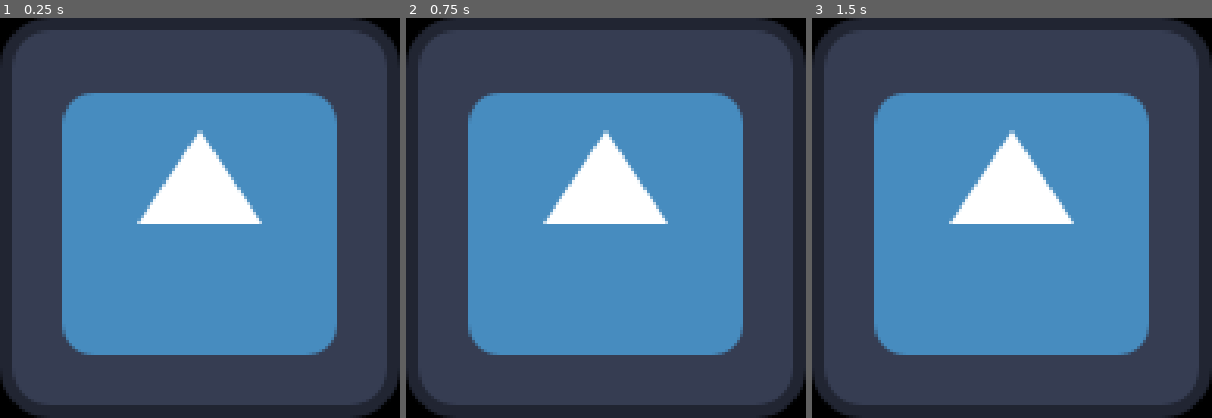
Above: before the commit, frames 1-3 (left to right).
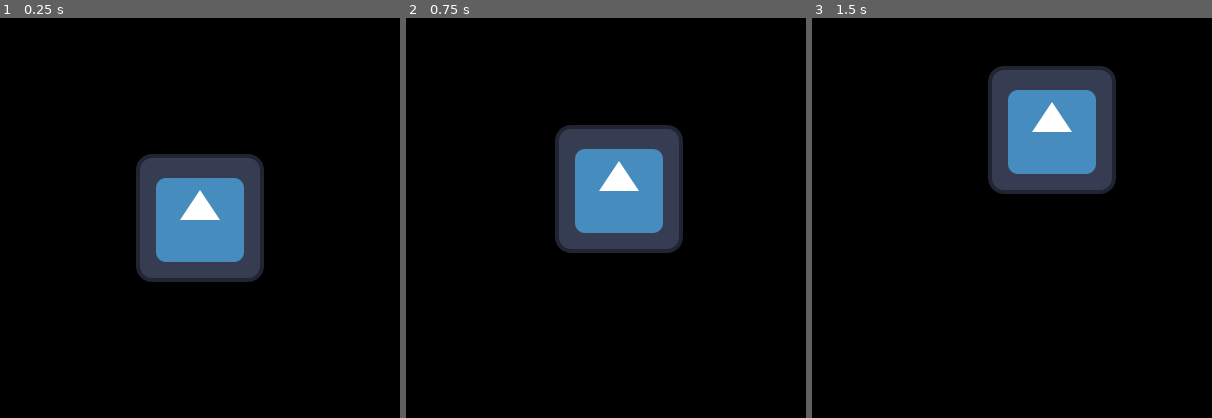
Above: after the commit, the same moments.

Repository: V93977029l/Windows_Pet
Game: Godot game, scene res://node_2d.tscn
Same seed, same stepped clock (60 frames per second), same inputs: the game is played once before the commit and once after it. The engine's default icon, where the game draws it, is replaced by a stand-in: a white triangle on a blue panel in a dark square.
Inputs (mouse positions are in pixels of both pictures, inside the frame that each line leads up to):
- Up to frame 1 (0.25 s): no input
- Up to frame 2 (0.75 s): tap Enter at 0.5 s; drag from (606, 218) to (646, 130) at 0.52 s
- Up to frame 3 (1.5 s): tap Space at 1.25 s; drag from (932, 238) to (1012, 218) at 1.27 s

The runs differ from the first frame. In frame 1, 96% of the frame differs, in the area x 0-100%, y 0-100%; in frame 2, 97%; in frame 3, 94%.

Commit message:
feat: 实现透明窗口桌宠的拖拽功能和窗口优化
- 修改窗口配置为全屏透明并置顶
- 重构拖拽逻辑，使用全局坐标计算偏移量
- 添加精灵居中显示功能
- 增加调试日志输出
- 将主节点重命名为TransparentWindow

Diff:
--- a/transparent-pet/node_2d.tscn
+++ b/transparent-pet/node_2d.tscn
@@ -6,7 +6,7 @@
 [sub_resource type="RectangleShape2D" id="RectangleShape2D_0e48y"]
 size = Vector2(128, 128)
 
-[node name="Character" type="Node2D" unique_id=1083952124]
+[node name="TransparentWindow" type="Node2D" unique_id=1083952124]
 script = ExtResource("1_0e48y")
 
 [node name="Sprite2D" type="Sprite2D" parent="." unique_id=460647025]
--- a/transparent-pet/pet.gd
+++ b/transparent-pet/pet.gd
@@ -1,42 +1,55 @@
 extends Node2D
 
-# 核心修正：用new()实例化RefCounted脚本，完全删掉找空节点的代码
+# 桌宠主程序
+# 功能：透明窗口、精灵居中、鼠标拖动
+
 @onready var drag_script = preload("res://pet_drag.gd").new()
 @onready var pet_sprite: Sprite2D = $Sprite2D
 
+# 初始化函数
 func _ready():
-	print("✅ ====== 桌宠主程序初始化完成 =======")
-	# 1. 窗口基础配置（最终版，无属性错误）
+	print("✅ [桌宠] ====== 桌宠主程序初始化完成 ========")
+	# 1. 窗口基础配置
 	init_window()
-	# 2. 初始化附属脚本（直接调用init，无需判空找节点）
+	# 2. 精灵居中显示
+	center_sprite()
+	# 3. 初始化附属脚本
 	drag_script.init(self)
 
-# 窗口初始化（4.x官方正确配置，透明+无边框+穿透）
+# 窗口初始化（透明+无边框+全屏）
 func init_window():
-	if pet_sprite and pet_sprite.texture:
-		var sprite_size: Vector2 = pet_sprite.texture.get_size()
-		var sprite_size_i: Vector2i = Vector2i(int(round(sprite_size.x)), int(round(sprite_size.y)))
-		get_window().size = sprite_size_i
+	# 获取屏幕尺寸
+	var screen_size_i: Vector2i = DisplayServer.screen_get_size()
+
+	# 设置窗口属性
+	var window = get_window()
+	window.size = screen_size_i
+	window.position = Vector2i.ZERO
+	window.borderless = true
+	window.transparent = true
+	window.transparent_bg = true
+	window.always_on_top = true
+
+	# 输出初始化信息
+	print("📌 [窗口] 屏幕尺寸：", screen_size_i)
+	print("📌 [窗口] 窗口尺寸：", window.size, "，位置：", window.position)
+	print("📌 [窗口] 窗口属性 - 透明：", window.transparent)
+	print("📌 [窗口] 窗口属性 - 置顶：", window.always_on_top)
+
+# 精灵居中显示
+func center_sprite():
+	if pet_sprite:
 		var screen_size_i: Vector2i = DisplayServer.screen_get_size()
-		var window_pos_i: Vector2i = (screen_size_i - sprite_size_i) / 2
-		get_window().position = window_pos_i
-		# Window属性最终版
-		var window = get_window()
-		window.borderless = true
-		window.transparent = true
-		window.transparent_bg = true
-		# 4.x官方鼠标穿透方法
-		DisplayServer.window_set_flag(
-			window.get_window_id(),
-			DisplayServer.WINDOW_FLAG_MOUSE_PASSTHROUGH,
-			true
-		)
-		print("📌 桌宠窗口尺寸：", sprite_size_i, "，位置：", window_pos_i)
+		var screen_size: Vector2 = Vector2(screen_size_i.x, screen_size_i.y)
+		# 直接设置精灵的全局位置为屏幕中心
+		pet_sprite.global_position = screen_size / 2
+		print("🔧 [精灵] 精灵全局位置：", pet_sprite.global_position)
 
-# 转发Input事件到附属脚本（直接调用，无需判空）
-func _input(event: InputEvent):
-	drag_script.handle_drag_input(event)
+# 每帧更新
+func _process(_delta):
+	# 持续更新拖动状态，确保精灵跟随鼠标移动
+	drag_script.update_drag()
 
-# 转发Area2D的input_event信号到拖动脚本（直接调用，无需判空）
+# 转发Area2D的输入事件到拖动脚本
 func _on_area_2d_input_event(_viewport: Node, event: InputEvent, _shape_idx: int):
 	drag_script.handle_area_input_event(event)
--- a/transparent-pet/pet_drag.gd
+++ b/transparent-pet/pet_drag.gd
@@ -6,28 +6,33 @@
 # 初始化（接收主节点）
 func init(node: Node2D):
 	parent_node = node
-	print("✅ 拖动逻辑初始化完成")
+	print("✅ [拖动] 拖动逻辑初始化完成")
 
 # 处理Area2D的点击事件（触发拖动）
 func handle_area_input_event(event: InputEvent):
-	if not parent_node: return
+	if not parent_node:
+		print("❌ [拖动] 父节点为空")
+		return
 
 	if event is InputEventMouseButton and event.button_index == MOUSE_BUTTON_LEFT:
 		if event.pressed:
-			var mouse_global: Vector2i = DisplayServer.mouse_get_position()
-			click_offset = mouse_global - parent_node.get_window().position
+			# 左键按下 - 开始拖动
+			var mouse_global: Vector2 = parent_node.get_global_mouse_position()
+			var sprite_global: Vector2 = parent_node.get_node("Sprite2D").global_position
+			click_offset = Vector2i(int(round(mouse_global.x - sprite_global.x)), int(round(mouse_global.y - sprite_global.y)))
 			is_dragging = true
+			print("👆 [拖动] 左键按下，开始拖动，偏移：", click_offset)
 		else:
+			# 左键松开 - 停止拖动
 			is_dragging = false
+			print("✅ [拖动] 左键松开，停止拖动")
 
-# 处理Input事件（执行拖动）
-func handle_drag_input(event: InputEvent):
-	if not parent_node: return
+# 处理拖动更新（从主脚本调用）
+func update_drag():
+	if not parent_node or not is_dragging:
+		return
 
-	# 左键松开停止拖动
-	if event is InputEventMouseButton and event.button_index == MOUSE_BUTTON_LEFT and not event.pressed:
-		is_dragging = false
-	# 执行拖动
-	if is_dragging and event is InputEventMouseMotion:
-		var mouse_global: Vector2i = DisplayServer.mouse_get_position()
-		parent_node.get_window().position = mouse_global - click_offset
+	# 获取当前鼠标位置并更新精灵位置
+	var mouse_global: Vector2 = parent_node.get_global_mouse_position()
+	var new_pos: Vector2 = Vector2(mouse_global.x - click_offset.x, mouse_global.y - click_offset.y)
+	parent_node.get_node("Sprite2D").global_position = new_pos
--- a/transparent-pet/project.godot
+++ b/transparent-pet/project.godot
@@ -13,6 +13,7 @@
 config/name="TransparentPet"
 run/main_scene="uid://c2pktm0gbvst4"
 config/features=PackedStringArray("4.6", "Forward Plus")
+boot_splash/bg_color=Color(0, 0, 0, 0)
 config/icon="res://icon.svg"
 
 [display]
